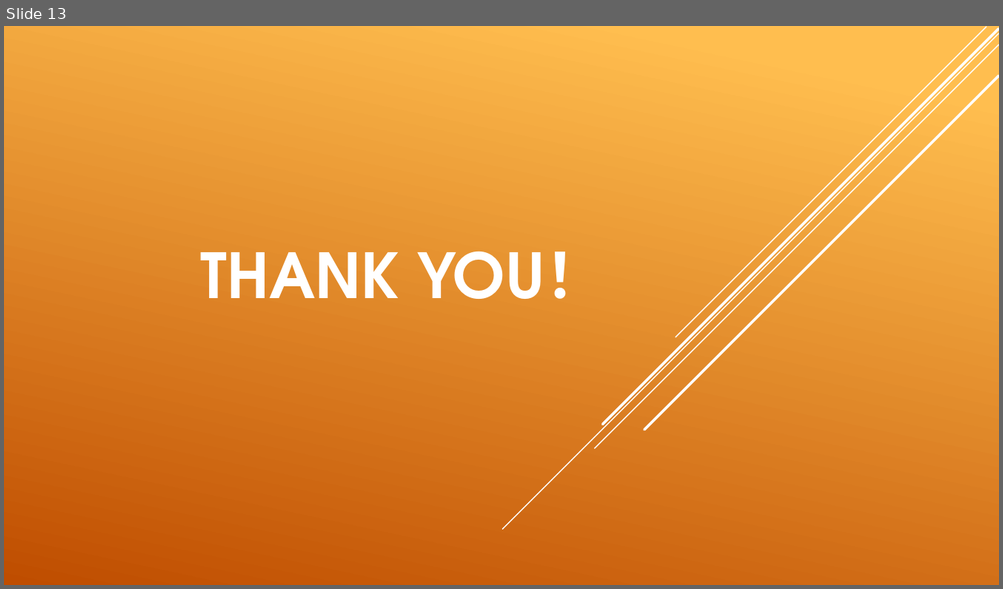
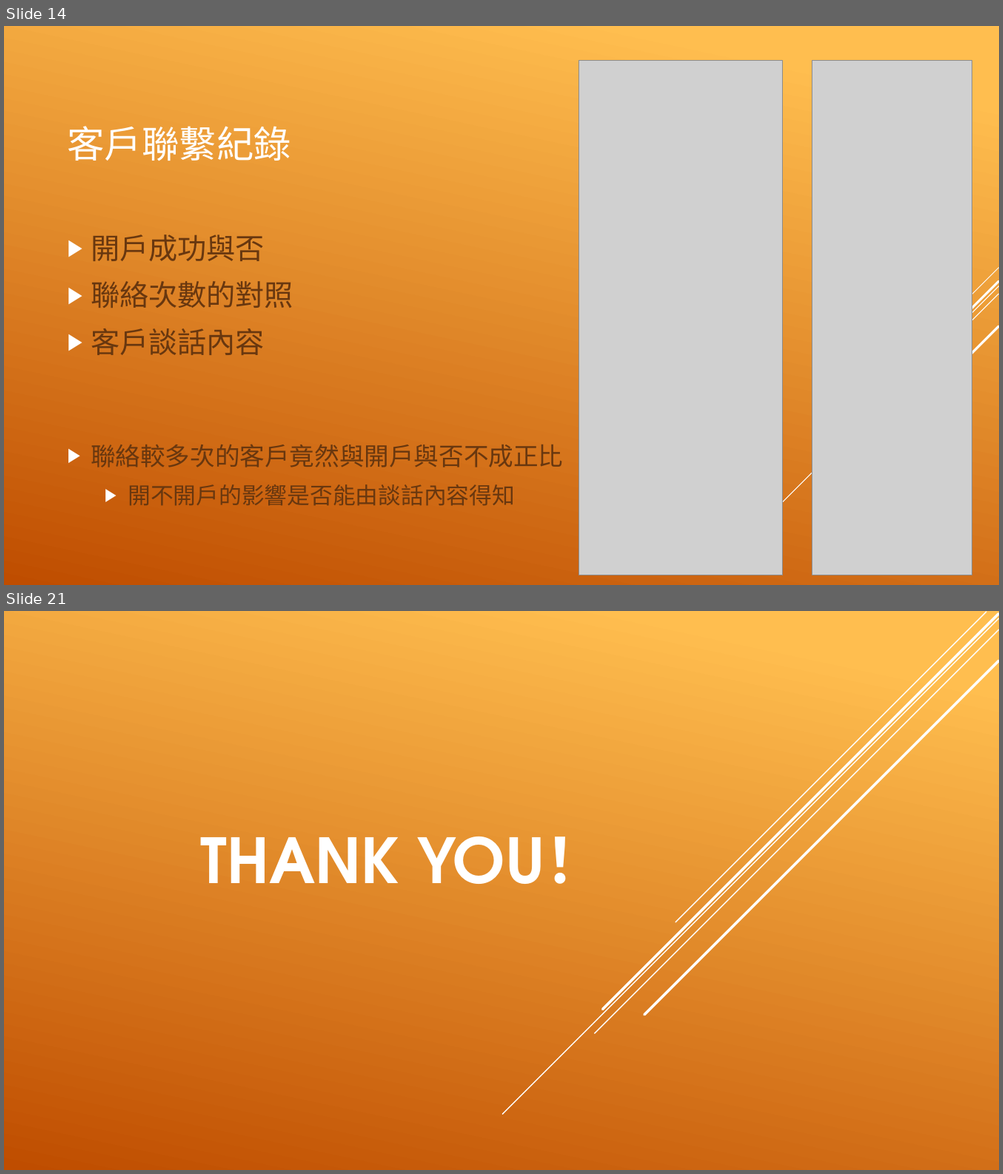
Before and after one commit to WTYU/Fintech-Course, a slide deck: Final/金融科技-文字探勘與機器學習.pptx. Shown one above the other, each under a label of ours: slide 13 before the commit, slides 14 and 21 after it; the slides between them are not shown. The pictures are 1003x589 and 1003x1174 pixels, drawn with LibreOffice and Linux fonts; fonts in the diff are those of the drawing; grey boxes stand for pictures. Boxes give left, top, right and bottom in pixels: in the first picture for what was removed or moved away, otherwise in the second. Text is boxed around its words. In the diff, an @@ line names an element or a change of style, - is before the commit and + after.

```diff
--- a/Final/金融科技-文字探勘與機器學習.pptx
+++ b/Final/金融科技-文字探勘與機器學習.pptx
@@ slide 14 added at (4,26,999,585), background gradient #FFBF50 to #C04D00 @@
@@ picture added at (578,60,782,576) @@
@@ picture added at (812,60,972,576) @@
@@ title added at (68,126,291,161), 36 pt, text #FFFFFF @@
+客戶聯繫紀錄
@@ text added at (91,235,563,506), 28 pt, text #68380F @@
+▶ 開戶成功與否
+▶ 聯絡次數的對照
+▶ 客戶談話內容
+▶ 聯絡較多次的客戶竟然與開戶與否不成正比
+  ▶ 開不開戶的影響是否能由談話內容得知
@@ group added at (755,268,999,530): 5 lines @@
@@ what was slide 13 is now slide 21 @@
```
Also in this commit, not shown: 7 other slides added, 16 other files.
